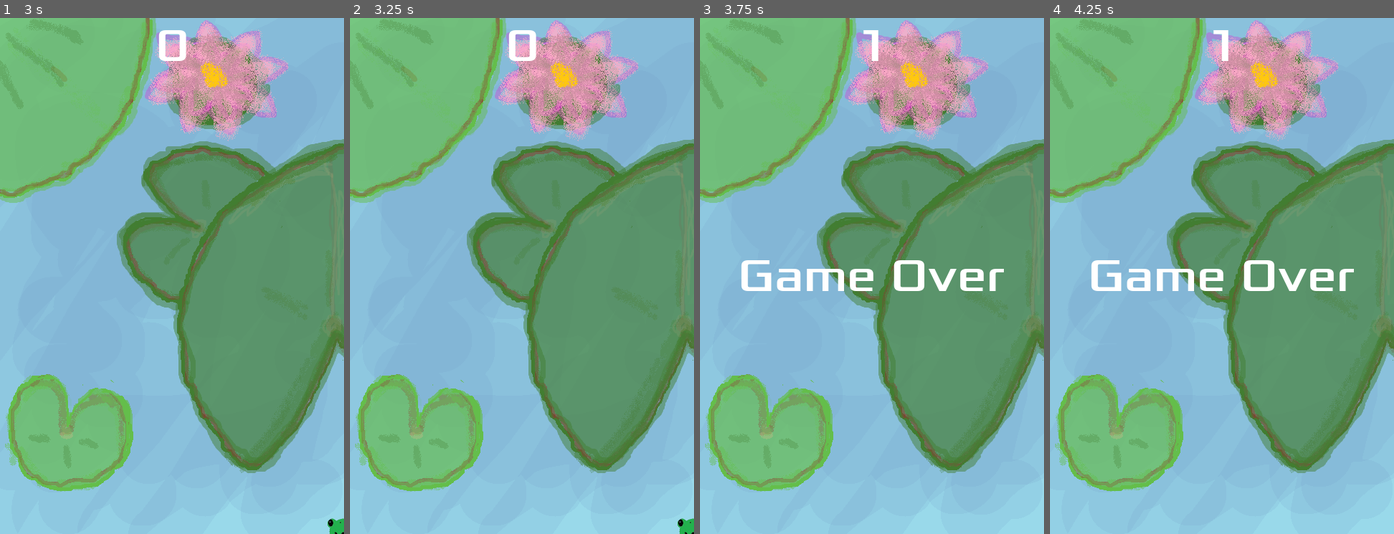
Above: before the commit, frames 1-4 (left to right).
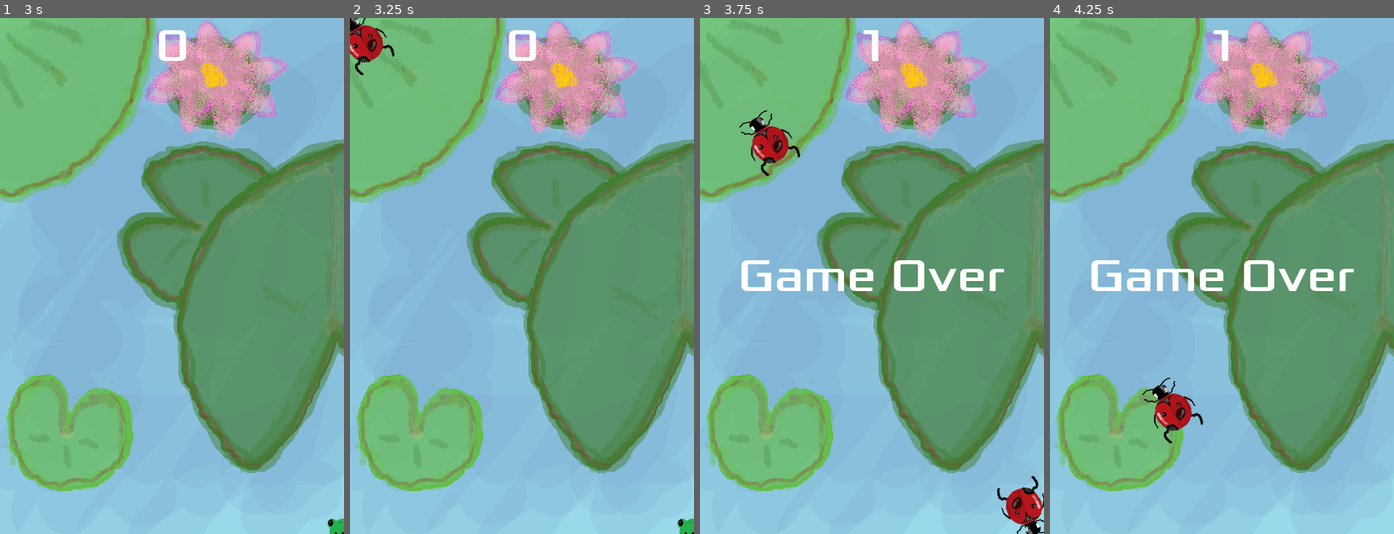
Above: after the commit, the same moments.

Repository: Froggy1018/game-following-tutorial
Game: Godot game, scene res://main.tscn
Same seed, same stepped clock (60 frames per second), same inputs: the game is played once before the commit and once after it.
Inputs:
- Up to frame 1 (3 s): click "Start" at 0.5 s; tap Enter at 1.25 s; hold Right (move_right) 1.28-2.03 s; tap Alt at 1.35, 2.85 s; hold Down (move_down) 2.03-2.78 s; tap Shift at 2.1 s; hold Right (move_right) from 2.78 s (still down)
- Up to frame 2 (3.25 s): keep holding Right (move_right)
- Up to frame 3 (3.75 s): release Right (move_right) at 3.53 s; hold Up (move_up) from 3.53 s (still down); tap Shift at 3.6 s
- Up to frame 4 (4.25 s): keep holding Up (move_up)

Frame 1 is identical in both runs. In frame 2, 0.7% of the frame differs, in the area x 0-13%, y 0-12%; in frame 3, 1.6%, in the area x 11-100%, y 17-100%; in frame 4, 0.8%.

Commit message:
Added a ladybug to the mobs

Diff:
--- a/mob.tscn
+++ b/mob.tscn
@@ -1,20 +1,13 @@
-[gd_scene load_steps=9 format=3 uid="uid://cmrhbmgbh0ruh"]
+[gd_scene load_steps=5 format=3 uid="uid://cmrhbmgbh0ruh"]
 
-[ext_resource type="Texture2D" uid="uid://dgctagoke73qu" path="res://enemyFlyingAlt_1.png" id="2_gfurk"]
-[ext_resource type="Texture2D" uid="uid://bshdm53jsv1tn" path="res://enemyFlyingAlt_2.png" id="3_ieysi"]
-[ext_resource type="Texture2D" uid="uid://bilce4om3g2k1" path="res://enemySwimming_1.png" id="4_cixyi"]
-[ext_resource type="Texture2D" uid="uid://2qjuhifipdjf" path="res://enemySwimming_2.png" id="5_7ulmv"]
-[ext_resource type="Texture2D" uid="uid://defwqawwvogo6" path="res://enemyWalking_1.png" id="6_pcqmr"]
-[ext_resource type="Texture2D" uid="uid://tltyqdixxuap" path="res://enemyWalking_2.png" id="7_jbnni"]
+[ext_resource type="Texture2D" uid="uid://bwfwbxse2r1lq" path="res://bee-removebg-preview.png" id="1_dy6sc"]
+[ext_resource type="Texture2D" uid="uid://c488a3pamka2n" path="res://ladybug-removebg-preview.png" id="1_nokgg"]
 
 [sub_resource type="SpriteFrames" id="SpriteFrames_yscv0"]
 animations = [{
 "frames": [{
 "duration": 1.0,
-"texture": ExtResource("2_gfurk")
-}, {
-"duration": 1.0,
-"texture": ExtResource("3_ieysi")
+"texture": ExtResource("1_nokgg")
 }],
 "loop": true,
 "name": &"fly",
@@ -22,10 +15,7 @@
 }, {
 "frames": [{
 "duration": 1.0,
-"texture": ExtResource("4_cixyi")
-}, {
-"duration": 1.0,
-"texture": ExtResource("5_7ulmv")
+"texture": ExtResource("1_nokgg")
 }],
 "loop": true,
 "name": &"swim",
@@ -33,10 +23,7 @@
 }, {
 "frames": [{
 "duration": 1.0,
-"texture": ExtResource("6_pcqmr")
-}, {
-"duration": 1.0,
-"texture": ExtResource("7_jbnni")
+"texture": ExtResource("1_dy6sc")
 }],
 "loop": true,
 "name": &"walk",
@@ -44,20 +31,20 @@
 }]
 
 [sub_resource type="CapsuleShape2D" id="CapsuleShape2D_eqsov"]
-radius = 36.0
+radius = 35.0
 height = 102.0
 
 [node name="mob" type="RigidBody2D" groups=["mobs"]]
 
 [node name="AnimatedSprite2D" type="AnimatedSprite2D" parent="."]
+position = Vector2(-2, 0)
 scale = Vector2(0.75, 0.75)
 sprite_frames = SubResource("SpriteFrames_yscv0")
-animation = &"walk"
-frame_progress = 0.24679711
+animation = &"fly"
 
 [node name="CollisionShape2D" type="CollisionShape2D" parent="."]
-position = Vector2(-3, 0)
-rotation = 1.5707964
+position = Vector2(-3, 1)
+rotation = -6.2831855
 shape = SubResource("CapsuleShape2D_eqsov")
 
 [node name="VisibleOnScreenEnabler2D" type="VisibleOnScreenEnabler2D" parent="."]
Binary file added: ladybug-removebg-preview.png
Not shown, added: ladybug-removebg-preview.png.import
